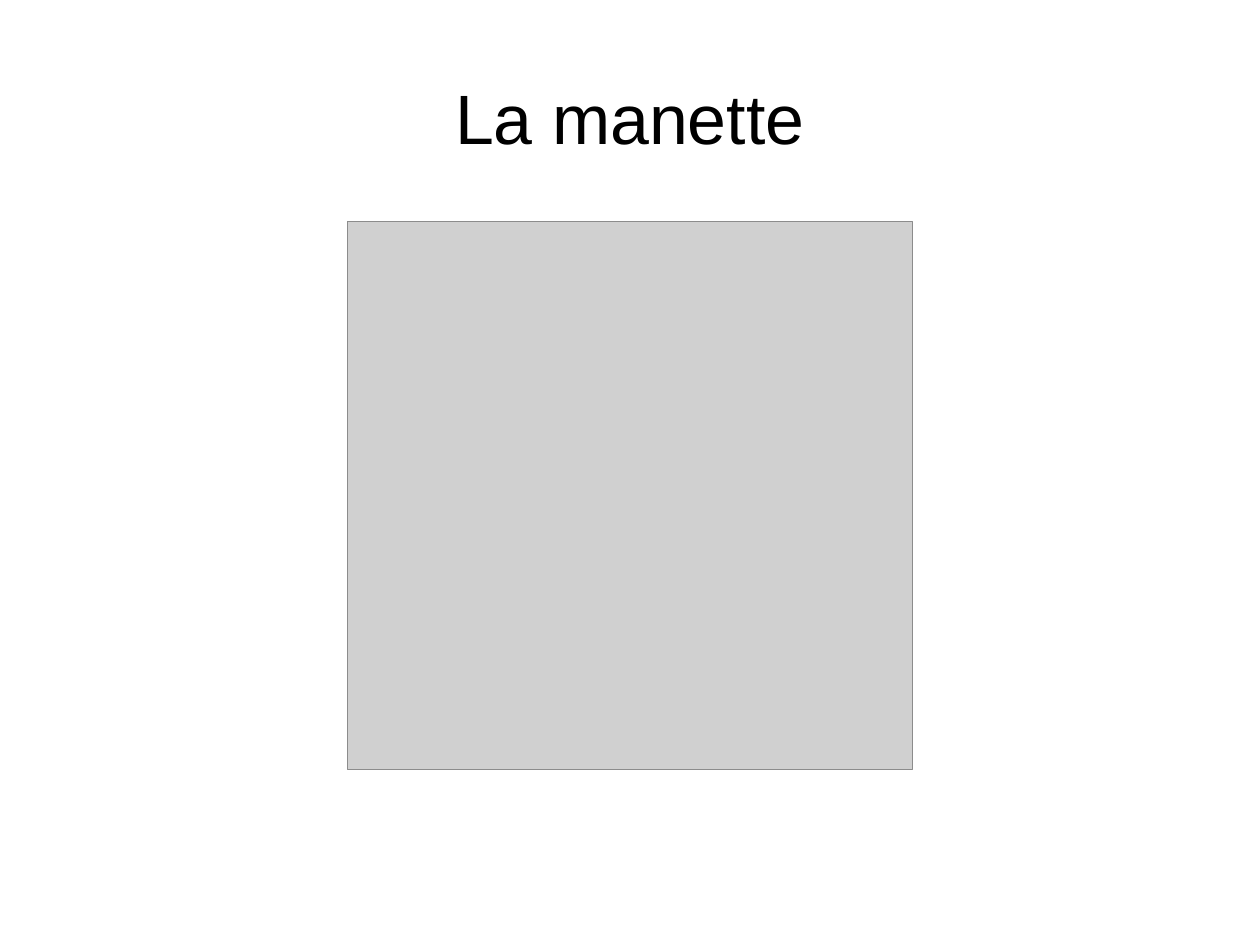
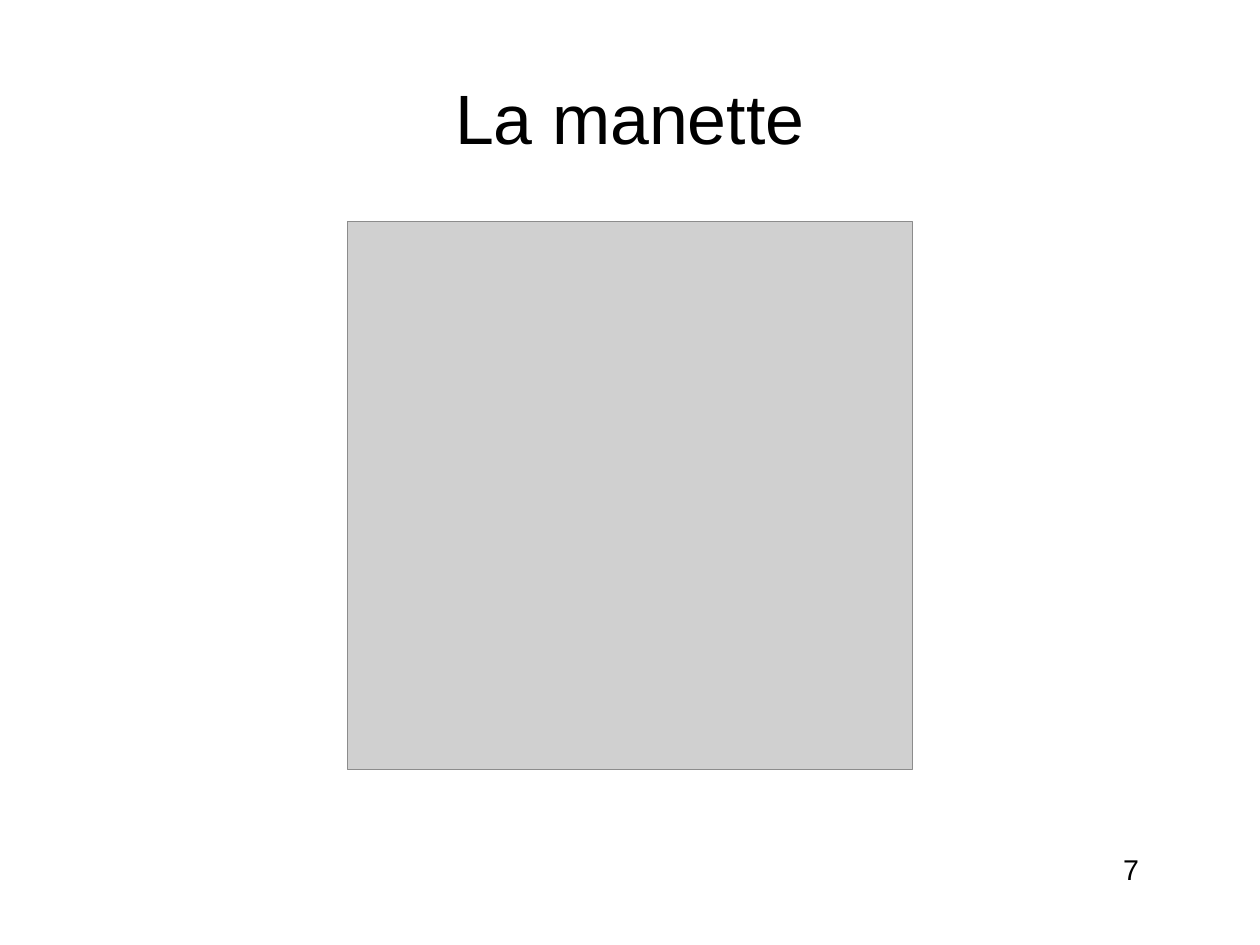
Before and after one commit to Mzartek/OculusRift_Tutoring, a slide deck: slide 7 of Report/first.odp. Drawn at 1260x945 pixels with LibreOffice and Linux fonts; fonts in the diff are those of the drawing; grey boxes stand for pictures. Boxes give left, top, right and bottom in pixels: in the first picture for what was removed or moved away, otherwise in the second. Text is boxed around its words. In the diff, an @@ line names an element or a change of style, - is before the commit and + after.

```diff
--- a/Report/first.odp
+++ b/Report/first.odp
@@ page number added at <box>1123,860,1139,880</box>, 18 pt, text #000000 @@
+7
```
Also in this commit, not shown: 6 other slides changed, 2 slides added, 1 slide removed, 1 other file.
